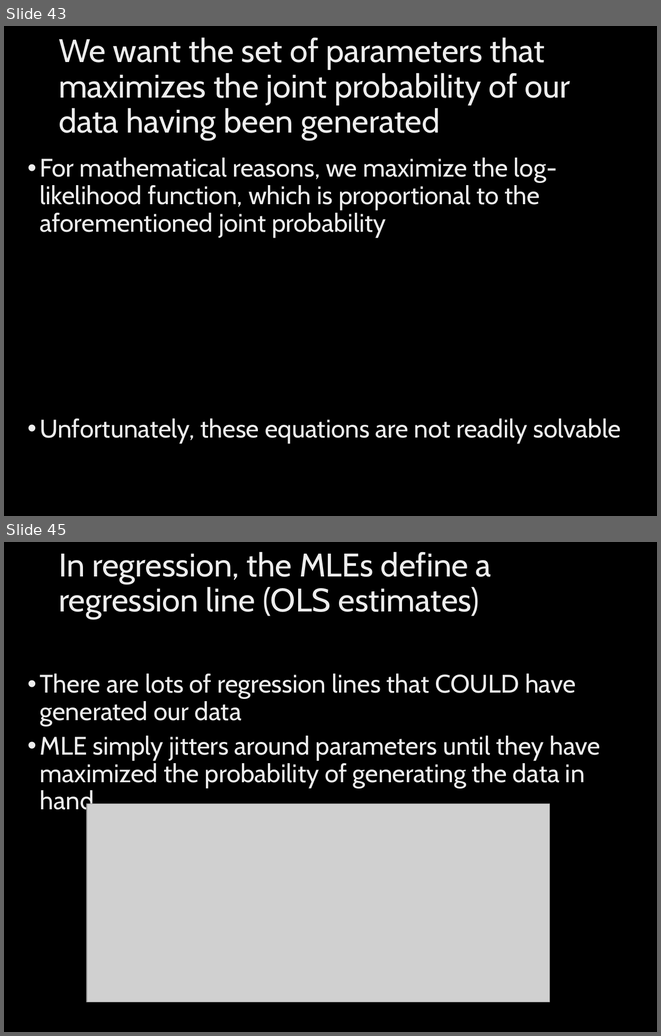
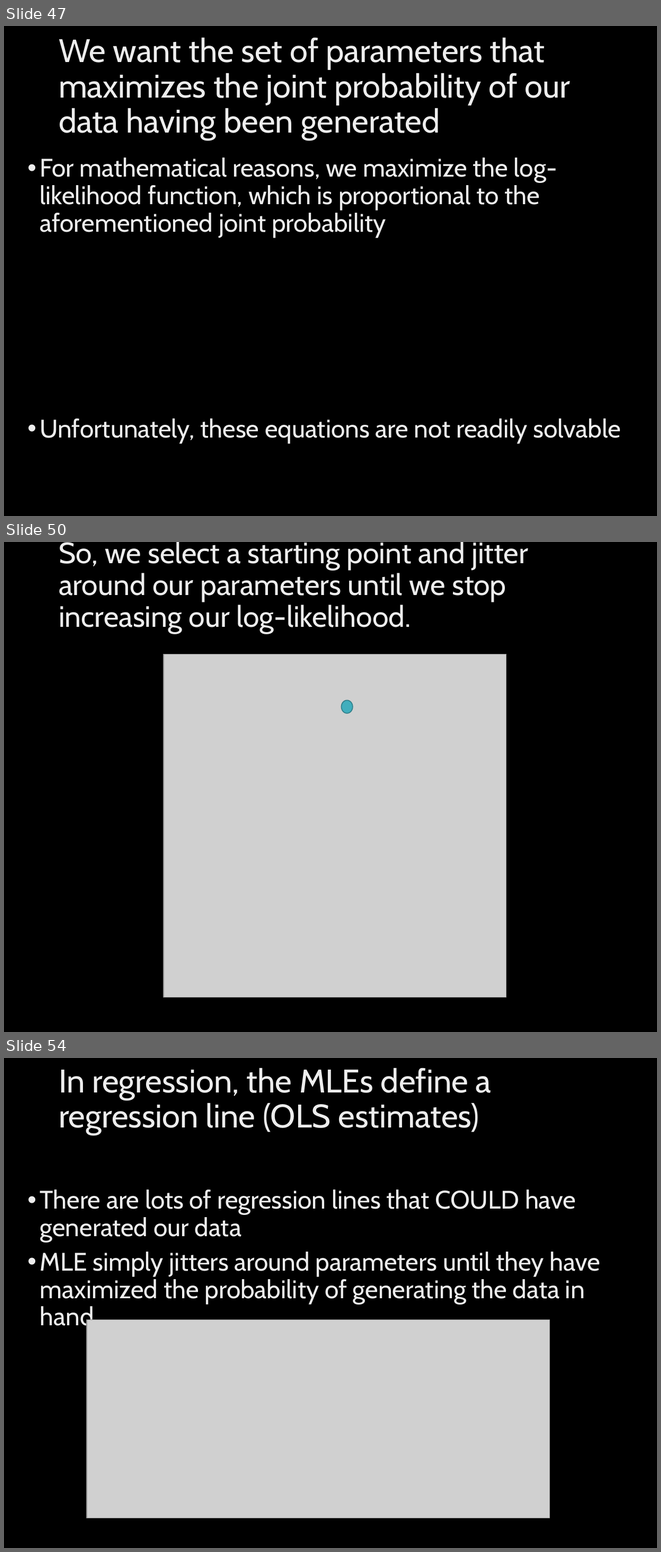
Before and after one commit to mhalvo/missingdata, a slide deck: MissingDataWorkshop2018.pptx. Shown one above the other, each under a label of ours: slides 43 and 45 before the commit, slides 47, 50 and 54 after it; the slides between them are not shown. The pictures are 661x1036 and 661x1552 pixels, drawn with LibreOffice and Linux fonts; fonts in the diff are those of the drawing; grey boxes stand for pictures; background and template pictures are left out. Boxes give left, top, right and bottom in pixels: in the first picture for what was removed or moved away, otherwise in the second. Text is boxed around its words. In the diff, an @@ line names an element or a change of style, - is before the commit and + after.

```diff
--- a/MissingDataWorkshop2018.pptx
+++ b/MissingDataWorkshop2018.pptx
@@ slide 50 added at box(4, 542, 657, 1032), background picture (left out) @@
@@ title added at box(59, 542, 528, 633), 32.4 pt, text gradient #BFBFBF to #EDEDED to #FFFFFF @@
+So, we select a starting point and jitter around our parameters until we stop increasing our log-likelihood.
@@ picture added at box(164, 654, 506, 997) @@
@@ ellipse added at box(342, 700, 353, 713), fill #41AEBD, outline #30818C 1 pt @@
@@ what was slide 43 is now slide 47 @@
@@ what was slide 45 is now slide 54 @@
```
Also in this commit, not shown: 6 slides changed, 9 other slides added, 3 other files.
